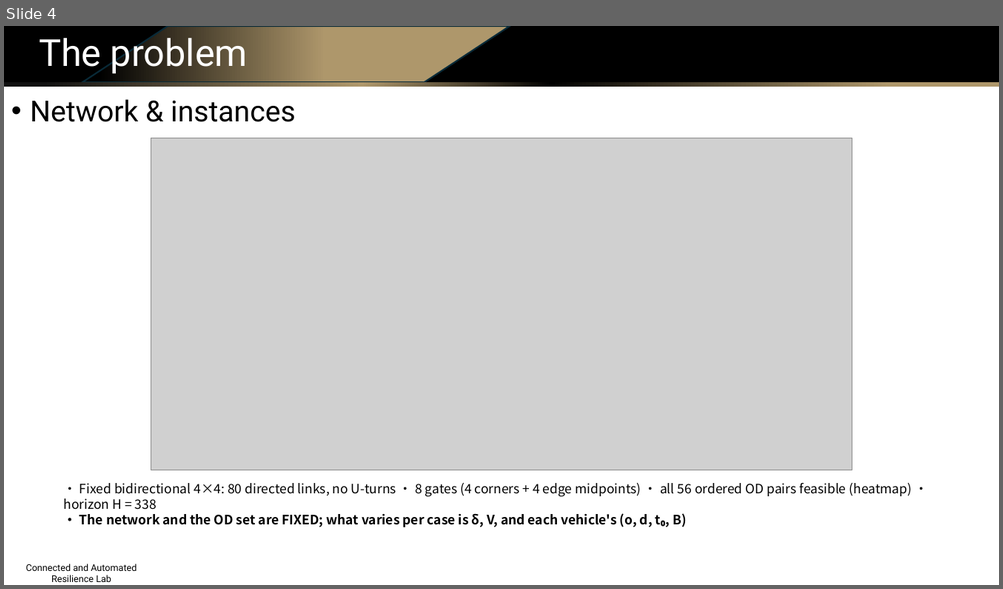
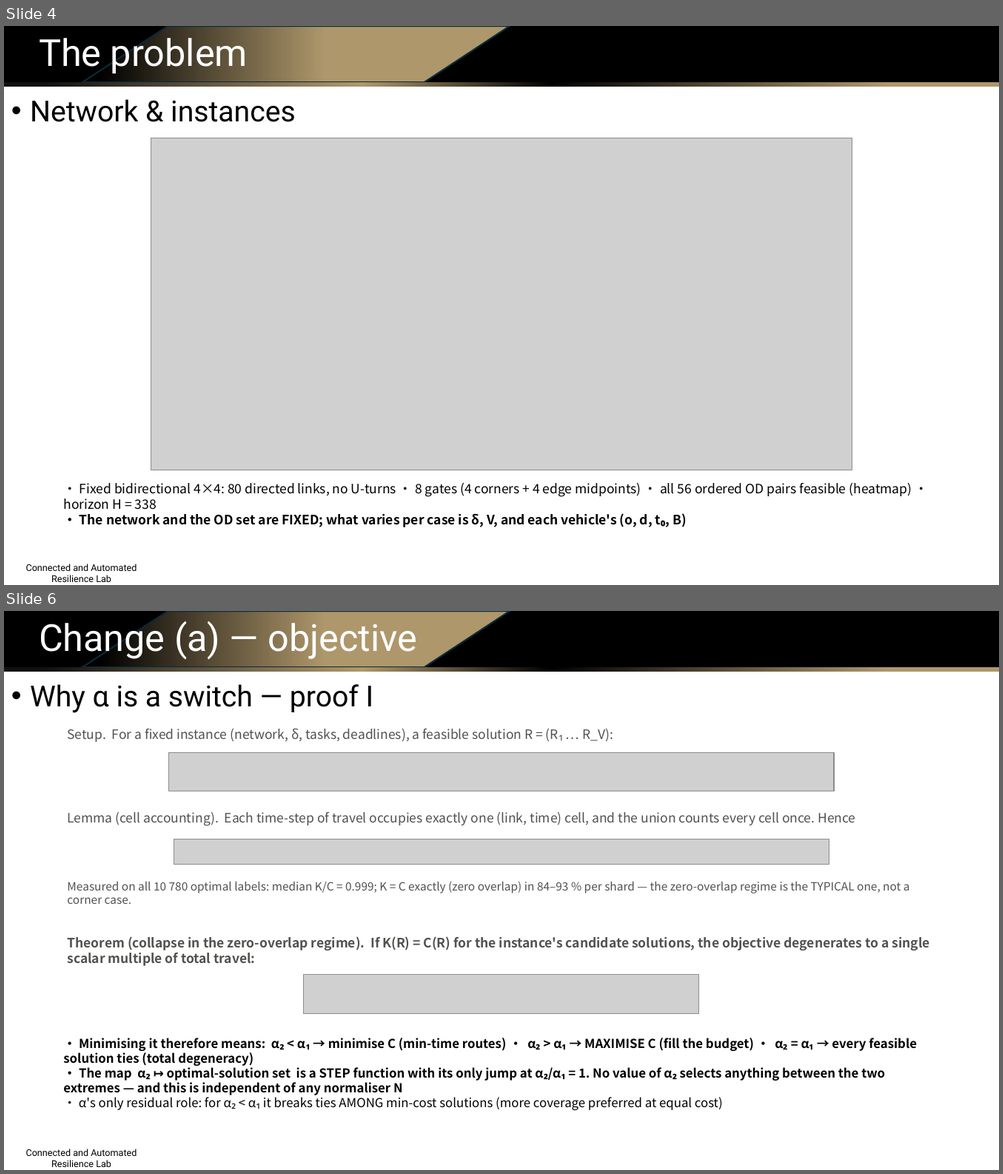
Before and after one commit to Dylan-Wyl10/RoboSense, a slide deck: experiments/20260804-budget-conditioning/ppt/sensing_routing_method_and_results.pptx. Shown one above the other, each under a label of ours: slide 4 before the commit, slides 4 and 6 after it; the slides between them are not shown. The pictures are 1003x589 and 1003x1174 pixels, drawn with LibreOffice and Linux fonts; fonts in the diff are those of the drawing; grey boxes stand for pictures; background and template pictures are left out. Boxes give left, top, right and bottom in pixels: in the first picture for what was removed or moved away, otherwise in the second. Text is boxed around its words. In the diff, an @@ line names an element or a change of style, - is before the commit and + after.

Commit message:
deck v2 (21 slides): budget-assignment algorithm slide, before/after objectives, rigorous alpha-switch proofs (rendered equations), literature matrix+takeaway, split training/generation pipelines, native editable architecture diagrams (elbow connectors)

```diff
--- a/experiments/20260804-budget-conditioning/ppt/sensing_routing_method_and_results.pptx
+++ b/experiments/20260804-budget-conditioning/ppt/sensing_routing_method_and_results.pptx
@@ slide 6 added at bbox=[4, 611, 999, 1170], background #FFFFFF; not listed: 4 template elements that a slide beside it also shows @@
@@ text added at bbox=[39, 617, 418, 660], 36 pt, text #FFFFFF @@
+Change (a) — objective
@@ text added at bbox=[30, 684, 374, 713], 28 pt, text #000000 @@
+• Why α is a switch — proof I
@@ text added at bbox=[67, 729, 613, 742], 12.5 pt, text #52514E @@
+Setup. For a fixed instance (network, δ, tasks, deadlines), a feasible solution R = (R₁ … R_V):
@@ picture added at bbox=[169, 753, 834, 792] @@
@@ text added at bbox=[67, 812, 855, 826], 12.5 pt, text #52514E @@
+Lemma (cell accounting). Each time-step of travel occupies exactly one (link, time) cell, and the union counts every cell once. Hence
@@ picture added at bbox=[174, 840, 828, 865] @@
@@ text added at bbox=[67, 881, 910, 904], 11 pt, text #52514E @@
+Measured on all 10 780 optimal labels: median K/C = 0.999; K = C exactly (zero overlap) in 84–93 % per shard — the zero-overlap regime is the TYPICAL one, not a corner case.
@@ text added at bbox=[67, 937, 930, 963], 12.5 pt, text #52514E, bold @@
+Theorem (collapse in the zero-overlap regime). If K(R) = C(R) for the instance's candidate solutions, the objective degenerates to a single scalar multiple of total travel:
@@ picture added at bbox=[304, 975, 700, 1014] @@
@@ text added at bbox=[63, 1038, 916, 1111], 12 pt, text #000000, bold @@
+• Minimising it therefore means: α₂ < α₁ → minimise C (min-time routes) · α₂ > α₁ → MAXIMISE C (fill the budget) · α₂ = α₁ → every feasible solution ties (total degeneracy)
+• The map α₂ ↦ optimal-solution set is a STEP function with its only jump at α₂/α₁ = 1. No value of α₂ selects anything between the two extremes — and this is independent of any normaliser N
+• α's only residual role: for α₂ < α₁ it breaks ties AMONG min-cost solutions (more coverage preferred at equal cost)
```
Also in this commit, not shown: 6 slides changed, 10 other slides added, 5 slides removed, 13 other files.
